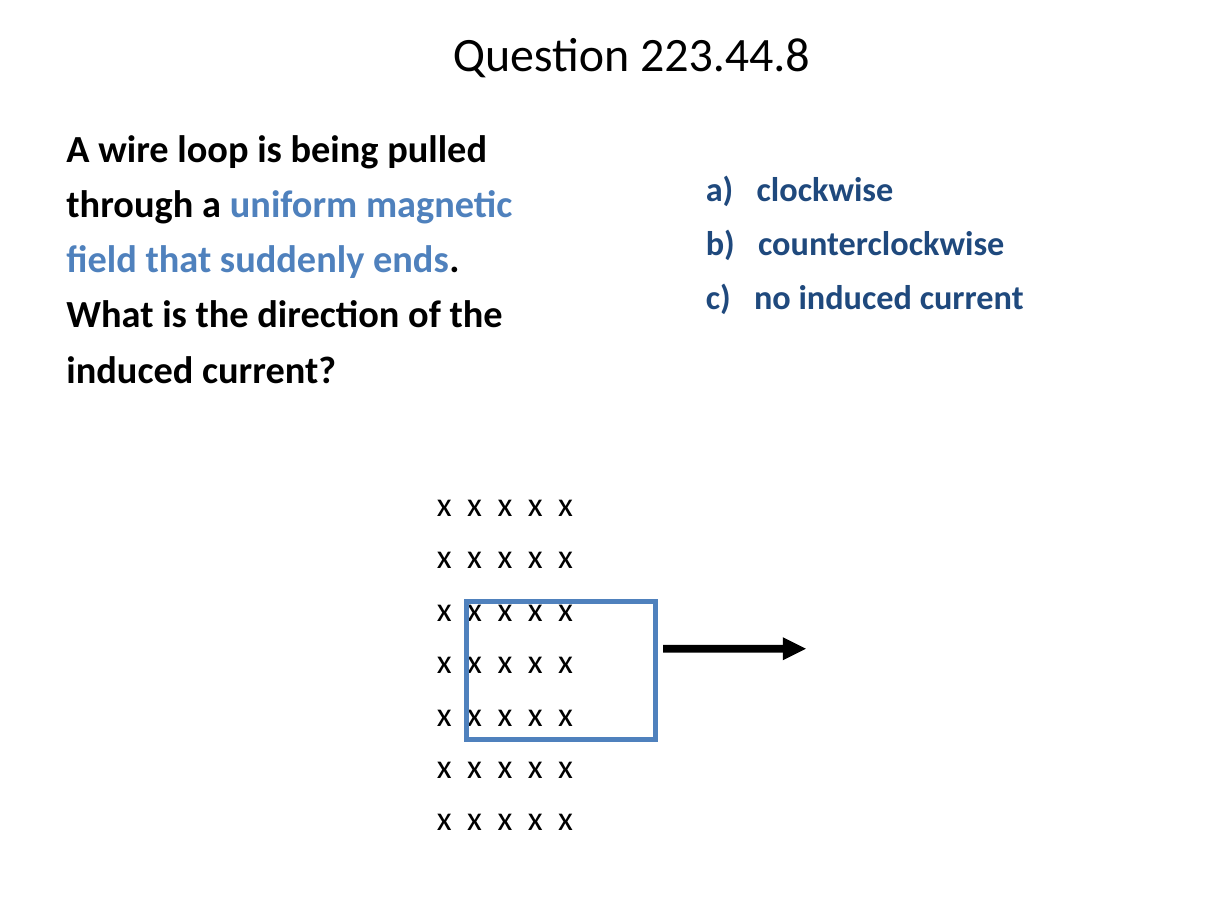
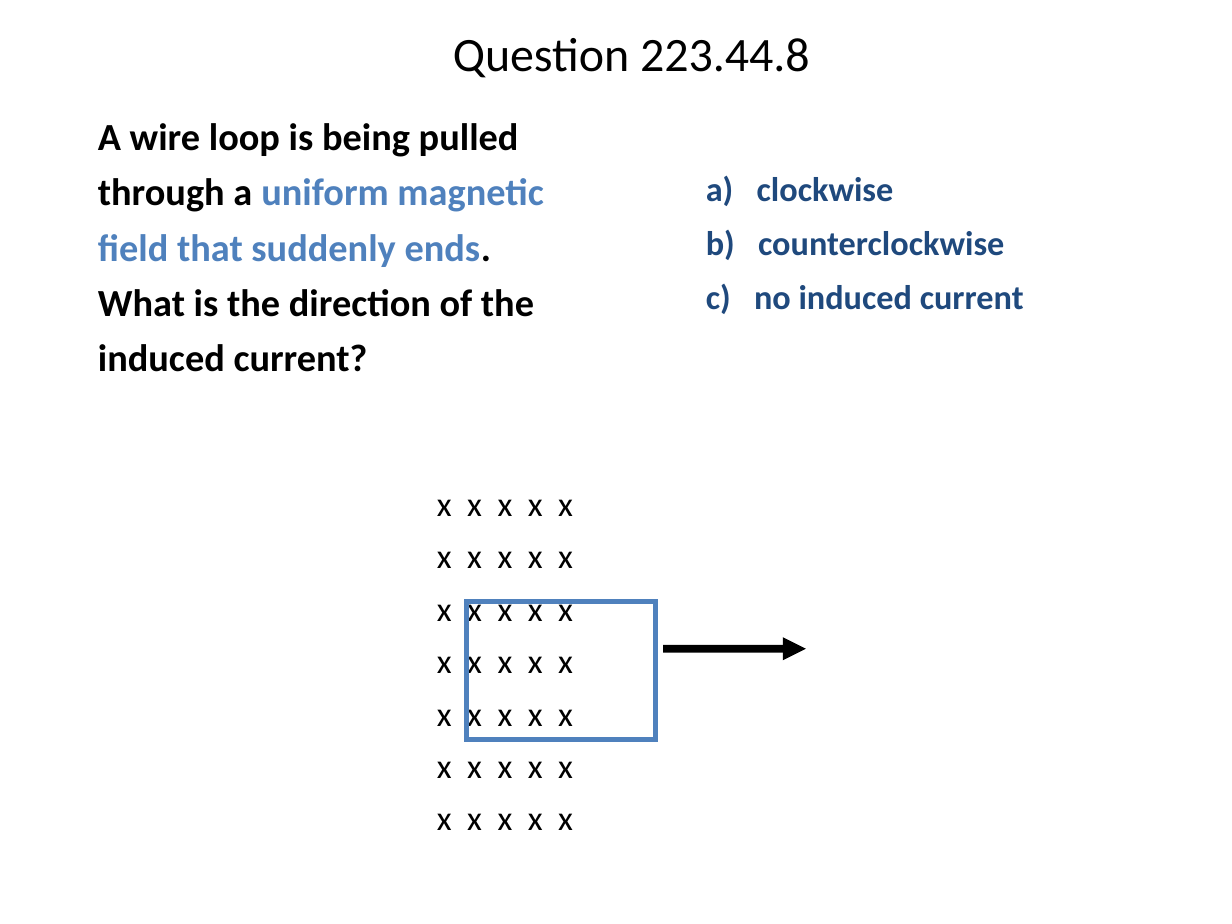
Before and after one commit to rtlines/PH223-Engineering-Physics, a slide deck: slide 16 of Slides/PH223_Lecture_44.pptx. Drawn at 1232x924 pixels with LibreOffice and Linux fonts; fonts in the diff are those of the drawing. Boxes give left, top, right and bottom in pixels: in the first picture for what was removed or moved away, otherwise in the second. Text is boxed around its words. In the diff, an @@ line names an element or a change of style, - is before the commit and + after.

```diff
--- a/Slides/PH223_Lecture_44.pptx
+++ b/Slides/PH223_Lecture_44.pptx
@@ text "A wire loop is being ...": place and size @@
-text "A wire loop is being ..." at [66,135,512,384]
+text "A wire loop is being ..." at [98,123,543,372]
```
Also in this commit, not shown: 9 other files.
